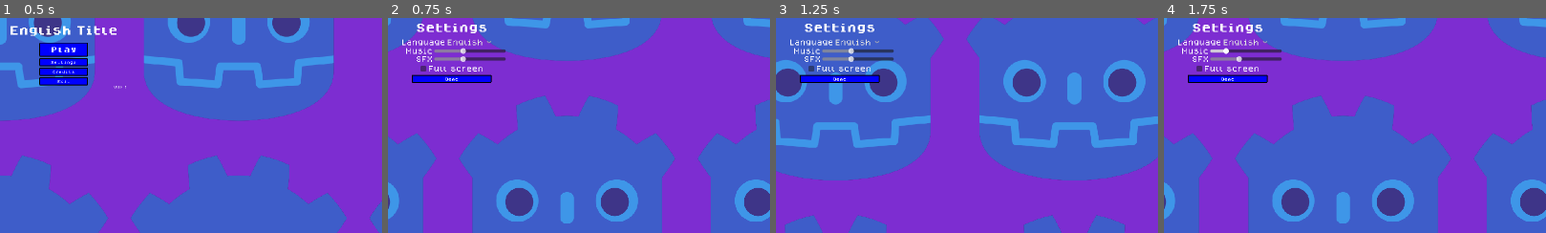
Above: before the commit, frames 1-4 (left to right).
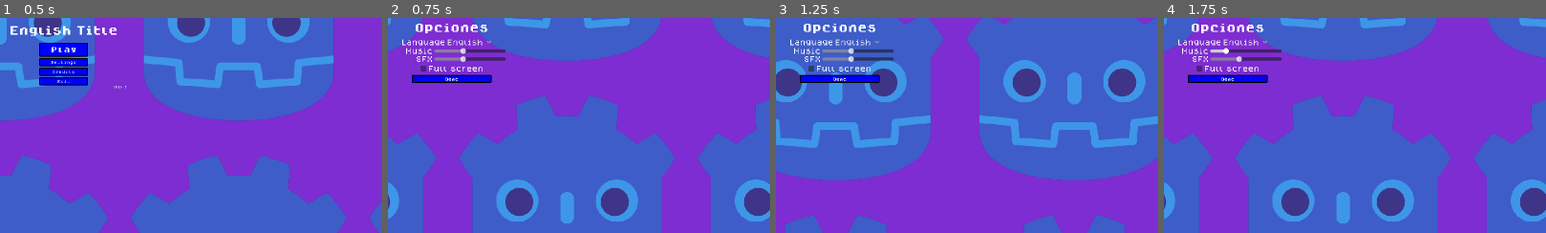
Above: after the commit, the same moments.

Repository: jynus/godot4-jam-hd-template
Game: Godot game, scene res://scenes/main_menu.tscn
Same seed, same stepped clock (60 frames per second), same inputs: the game is played once before the commit and once after it. Sound files missing from this copy of the repository are replaced by a short silence.
Inputs:
- Up to frame 1 (0.5 s): no input
- Up to frame 2 (0.75 s): click "Settings" at 0.5 s
- Up to frame 3 (1.25 s): no input
- Up to frame 4 (1.75 s): click "Play" at 1.25 s
The pictures show only the part of the screen within x 0-50%, y 0-50%; the shares and areas given below are measured in that part.

Frame 1 is identical in both runs. In frame 2, 0.4% of the frame differs, in the area x 7-26%, y 2-8%; in frame 3, 0.4%; in frame 4, 0.4%.

Commit message:
Actualizo string de opciones

Diff:
--- a/godot_project/scene_objects/settings.tscn
+++ b/godot_project/scene_objects/settings.tscn
@@ -56,7 +56,7 @@
 [node name="title" type="Label" parent="menuContainer"]
 custom_minimum_size = Vector2(0, 24)
 layout_mode = 2
-text = "Settings"
+text = "Opciones"
 label_settings = ExtResource("3_0kf2n")
 horizontal_alignment = 1
 
